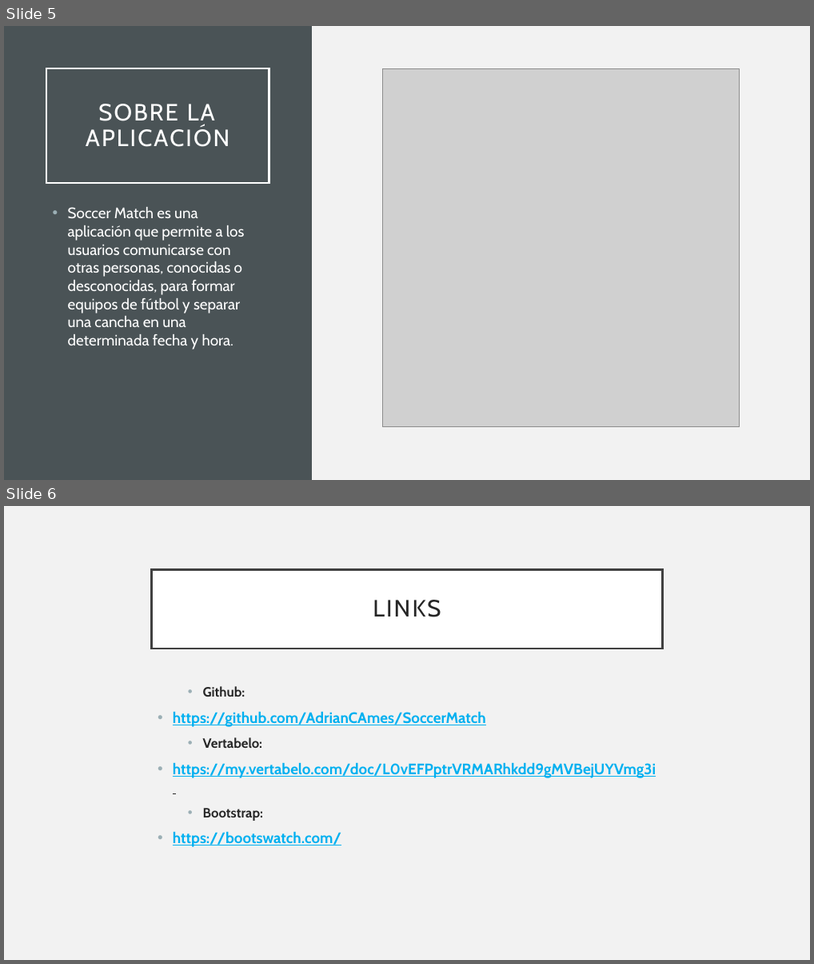
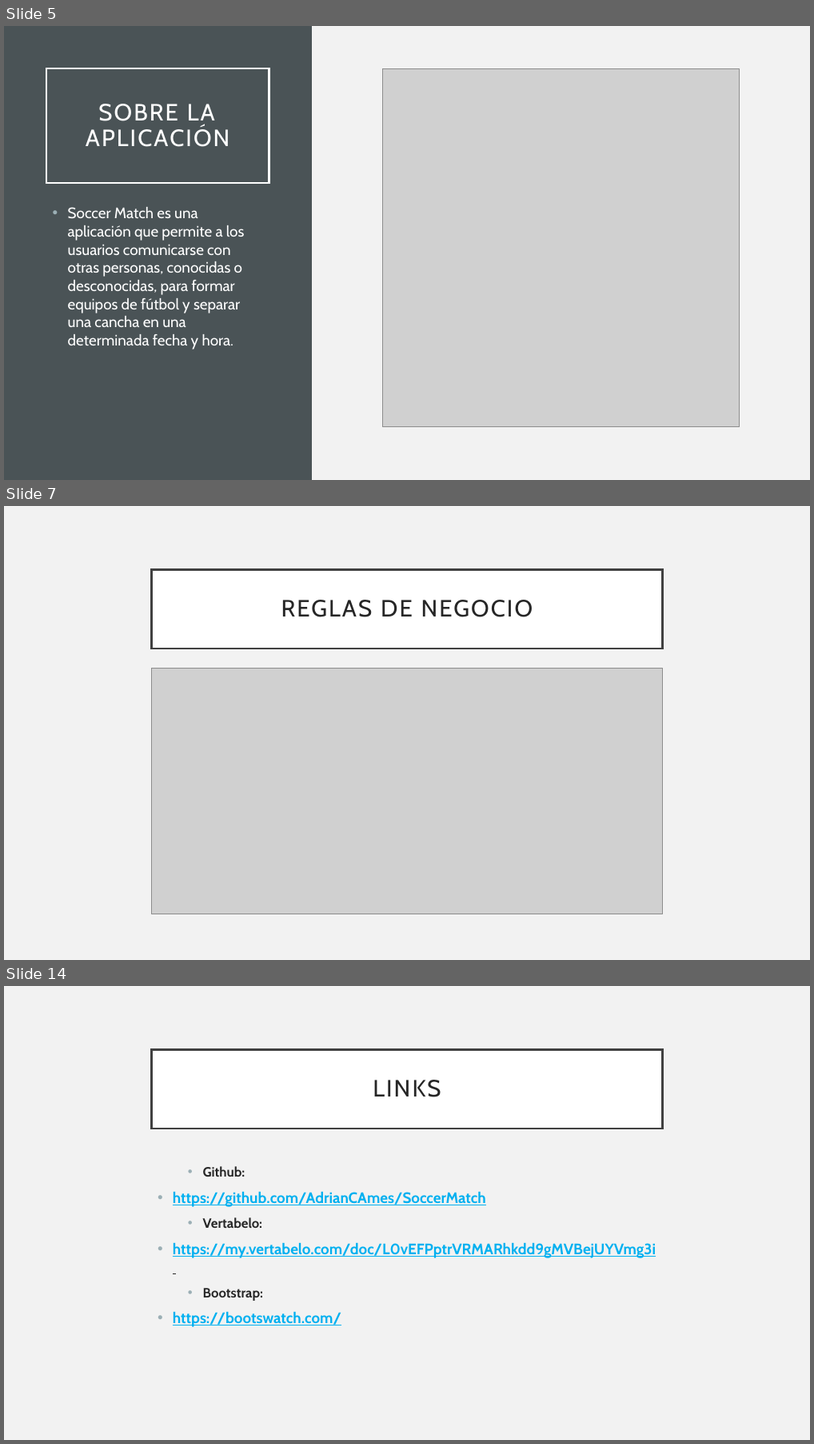
Before and after one commit to AdrianCAmes/SoccerMatch, a slide deck: SOCCERMATCH.pptx. Shown one above the other, each under a label of ours: slides 5 and 6 before the commit, slides 5, 7 and 14 after it; the slides between them are not shown. The pictures are 814x964 and 814x1444 pixels, drawn with LibreOffice and Linux fonts; fonts in the diff are those of the drawing; grey boxes stand for pictures. Boxes give left, top, right and bottom in pixels: in the first picture for what was removed or moved away, otherwise in the second. Text is boxed around its words. In the diff, an @@ line names an element or a change of style, - is before the commit and + after.

```diff
--- a/SOCCERMATCH.pptx
+++ b/SOCCERMATCH.pptx
@@ slide 7 added at (4,506,810,960), background #F2F2F2 @@
@@ title added at (152,569,662,648), fill #FFFFFF, outline #404040 2.5 pt, 28 pt, text #262626 @@
+REGLAS DE NEGOCIO
@@ picture added at (152,668,662,914) @@
@@ what was slide 6 is now slide 14 @@
```
Also in this commit, not shown: 7 other slides added, 4 other files.
